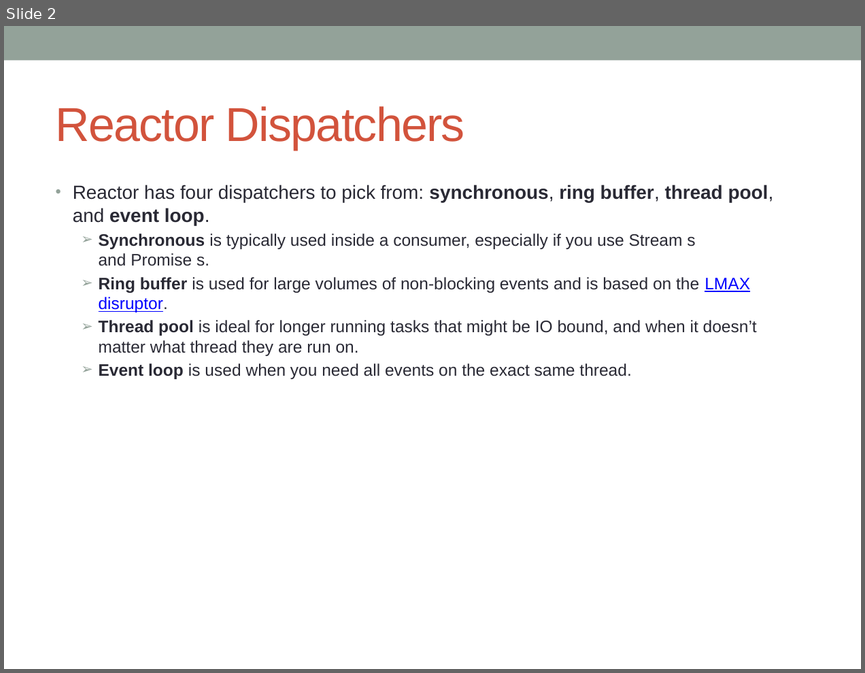
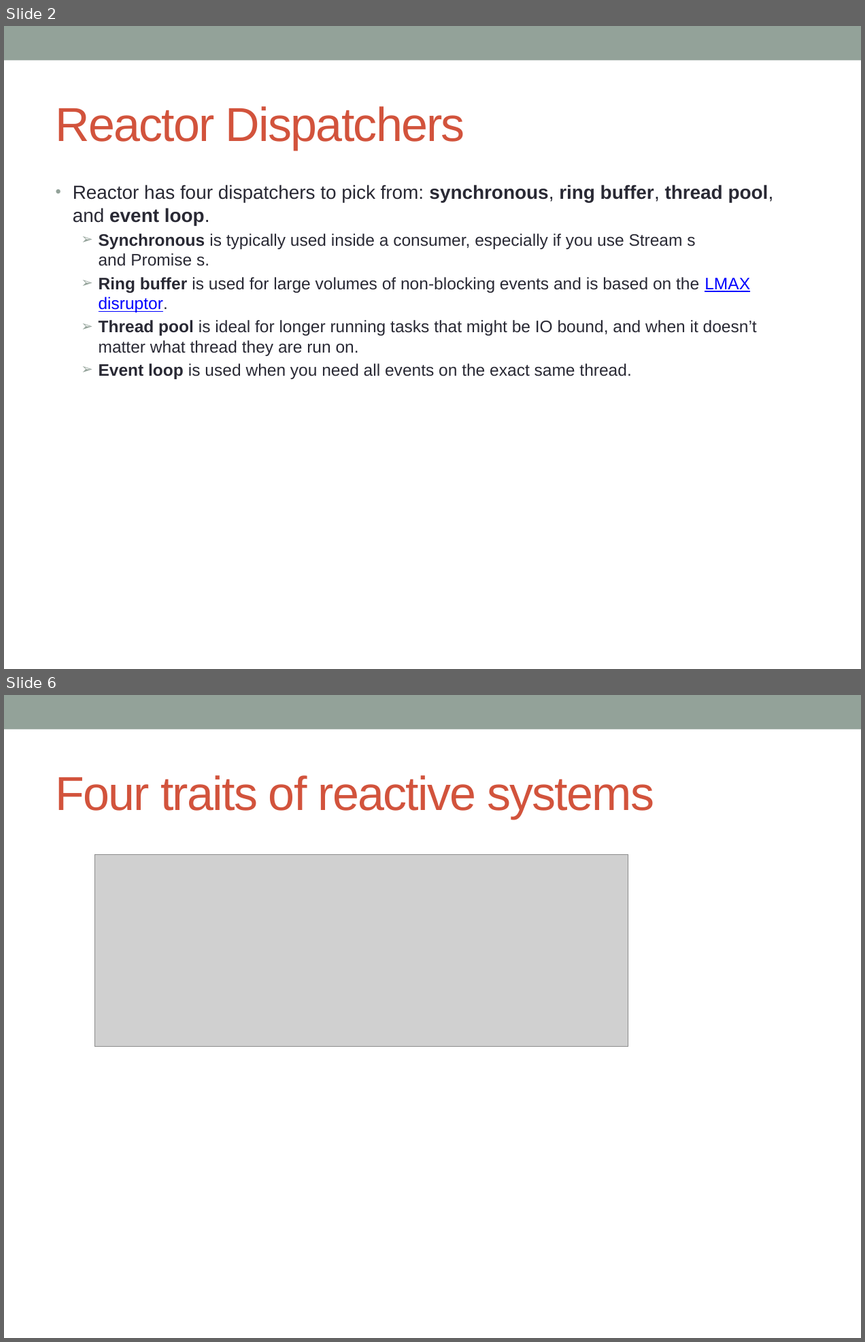
Before and after one commit to notionquest/ProjectDocumentation, a slide deck: Spring_Reactor.pptx. Shown one above the other, each under a label of ours: slide 2 before the commit, slides 2 and 6 after it; the slides between them are not shown. The pictures are 865x673 and 865x1342 pixels, drawn with LibreOffice and Linux fonts; fonts in the diff are those of the drawing; grey boxes stand for pictures. Boxes give left, top, right and bottom in pixels: in the first picture for what was removed or moved away, otherwise in the second. Text is boxed around its words. In the diff, an @@ line names an element or a change of style, - is before the commit and + after.

Commit message:
Spring reactive programming

```diff
--- a/Spring_Reactor.pptx
+++ b/Spring_Reactor.pptx
@@ slide 6 added at [4,695,861,1338], background #FFFFFF; not listed: 1 template element that a slide beside it also shows @@
@@ title added at [56,775,654,819], 40 pt, text #D2533C @@
+Four traits of reactive systems
@@ picture added at [95,854,628,1047] @@
```
Also in this commit, not shown: 1 slide changed, 3 other slides added.
